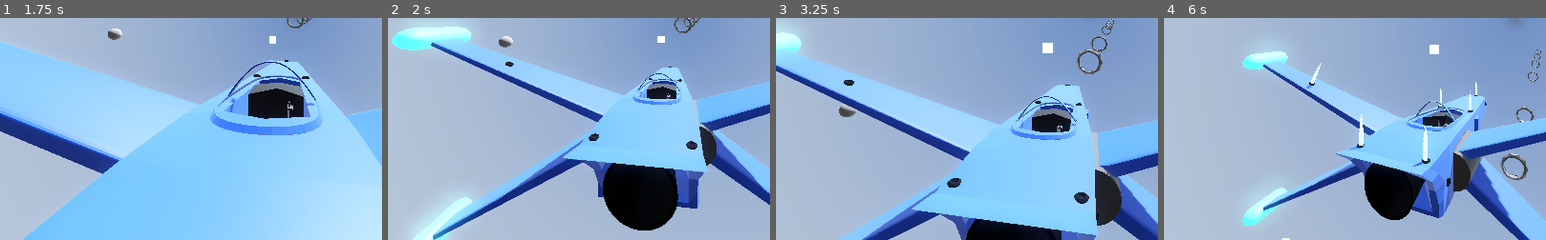
Above: before the commit, frames 1-4 (left to right).
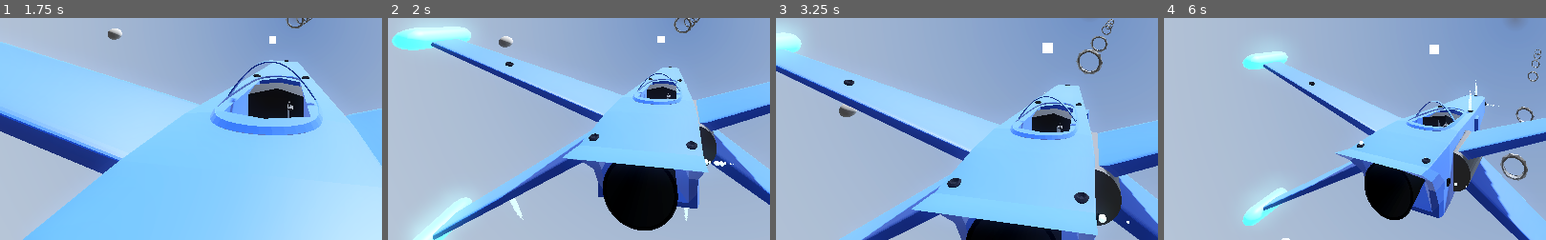
Above: after the commit, the same moments.

Repository: ZoeTheFox/oddity
Game: Godot game, scene res://Scenes/Main Scene/Main.tscn
Two runs of this game, one before a commit and one after it. Both use one fixed random seed, a clock stepped at 60 frames per second and the inputs below. A sky picture missing from this copy of the repository is replaced by a grey-blue gradient.
Inputs (mouse positions are % of the whole screen's width and height, from its top left):
- Up to frame 1 (1.75 s): tap Enter at 0.5 s; move the mouse to (55, 50) at 0.52 s; hold Alt (camera-look-around) 0.53-1.28 s; hold Space (move-up) from 0.53 s (still down); move the mouse to (45, 50) at 1.27 s; tap K (camera-switch-view) at 1.35 s
- Up to frame 2 (2 s): keep holding Space (move-up)
- Up to frame 3 (3.25 s): keep holding Space (move-up); move the mouse to (52, 48) at 2.02 s; hold Alt (camera-look-around) 2.03-2.78 s; move the mouse to (49, 52) at 2.77 s; tap K (camera-switch-view) at 2.85 s
- Up to frame 4 (6 s): move the mouse to (57, 51) at 3.52 s; hold Alt (camera-look-around) 3.53-4.28 s; move the mouse to (42, 49) at 4.27 s; tap K (camera-switch-view) at 4.35, 5.85 s; move the mouse to (51, 50) at 5.02 s; hold Alt (camera-look-around) 5.03-5.78 s; move the mouse to (46, 48) at 5.77 s; release Space (move-up) at 5.78 s; hold D (move-right) from 5.78 s (still down)
The pictures show only the part of the screen within x 14-64%, y 50-100%; the shares and areas given below are measured in that part.

Frame 1 is identical in both runs. In frame 2, 0.3% of the frame differs, in the area x 31-91%, y 63-92%; in frame 3, less than 0.1%; in frame 4, 0.5%, in the area x 37-88%, y 20-77%.

Commit message:
implemented thrusters somewhat

Diff:
--- a/Oddity/Scenes/Spaceship/Scripts/FlightControl/SimpleFlightControlSystem.gd
+++ b/Oddity/Scenes/Spaceship/Scripts/FlightControl/SimpleFlightControlSystem.gd
@@ -314,7 +314,6 @@
 func fire_thrusters_down(throttle):
 	apply_local_thrust(-transform.basis.y, max_thrust_down, throttle)
 	fire_thrusters_down_signal.emit(throttle)
-	print("up" + str(throttle))
 
 func fire_thrusters_roll(throttle):
 	apply_local_torque(-transform.basis.z, max_roll_force, throttle)
--- a/Oddity/Scenes/Spaceship/ThrusterScripts/Thrusters.gd
+++ b/Oddity/Scenes/Spaceship/ThrusterScripts/Thrusters.gd
@@ -9,7 +9,7 @@
 
 
 func _on_fighter_gen_7_fire_thrusters_down_signal(throttle):
-	$TimerUp.start()
+	$TimerDown.start()
 	$wing_top_left.fire(throttle)
 	$wing_top_right.fire(throttle)
 	$top_middle_left.fire(throttle)
@@ -17,44 +17,84 @@
 	$back_top_left.fire(throttle)
 	$back_top_right.fire(throttle)
 	$front_top.fire(throttle)
-	print("owo " + str(throttle))
-
 
 func _on_fighter_gen_7_fire_thrusters_left_signal(throttle):
-	pass # Replace with function body.
+	$TimerLeft.start()
+	$back_right.fire(throttle)
+	$front_right.fire(throttle)
+	$middle_right.fire(throttle)
 
 
 func _on_fighter_gen_7_fire_thrusters_pitch_down_signal(throttle):
-	pass # Replace with function body.
+	$front_bottom.fire(throttle)
+	$bottom_middle_left.fire(throttle)
+	$bottom_middle_right.fire(throttle)
+	$back_top_left.fire(throttle)
+	$back_top_right.fire(throttle)
 
 
 func _on_fighter_gen_7_fire_thrusters_pitch_up_signal(throttle):
-	pass # Replace with function body.
-
+	$front_top.fire(throttle)
+	$top_middle_left.fire(throttle)
+	$top_middle_right.fire(throttle)
+	$back_bottom_left.fire(throttle)
+	$back_bottom_right.fire(throttle)
 
 func _on_fighter_gen_7_fire_thrusters_right_signal(throttle):
-	pass # Replace with function body.
+	$TimerRight.start()
+	$back_left.fire(throttle)
+	$front_left.fire(throttle)
+	$middle_left.fire(throttle)
 
 
 func _on_fighter_gen_7_fire_thrusters_roll_left_signal(throttle):
-	pass # Replace with function body.
-
+	$wing_top_left.fire(throttle)
+	$top_middle_left.fire(throttle)
+	$back_top_left.fire(throttle)
+	$wing_bottom_right.fire(throttle)
+	$bottom_middle_right.fire(throttle)
+	$back_bottom_right.fire(throttle)
 
 func _on_fighter_gen_7_fire_thrusters_roll_right_signal(throttle):
-	pass # Replace with function body.
-
+	$wing_bottom_left.fire(throttle)
+	$bottom_middle_left.fire(throttle)
+	$back_bottom_left.fire(throttle)
+	$wing_top_right.fire(throttle)
+	$top_middle_right.fire(throttle)
+	$back_top_right.fire(throttle)
 
 func _on_fighter_gen_7_fire_thrusters_up_signal(throttle):
-	pass
+	$TimerUp.start()
+	$wing_bottom_left.fire(throttle)
+	$wing_bottom_right.fire(throttle)
+	$bottom_middle_left.fire(throttle)
+	$bottom_middle_right.fire(throttle)
+	$back_bottom_left.fire(throttle)
+	$back_bottom_right.fire(throttle)
+	$front_bottom.fire(throttle)
 
 
 func _on_fighter_gen_7_fire_thrusters_yaw_left_signal(throttle):
-	pass # Replace with function body.
+	$back_left.fire(throttle)
+	$front_right.fire(throttle)
+	$middle_right.fire(throttle)
 
 
 func _on_fighter_gen_7_fire_thrusters_yaw_right_signal(throttle):
-	pass # Replace with function body.
+	$back_right.fire(throttle)
+	$front_left.fire(throttle)
+	$middle_left.fire(throttle)
+
+func _on_timer_up_timeout():
+	_on_fighter_gen_7_fire_thrusters_up_signal(0)
+
+func _on_timer_down_timeout():
+	_on_fighter_gen_7_fire_thrusters_down_signal(0)
 
 
-func _on_timer_up_timeout():
-	_on_fighter_gen_7_fire_thrusters_down_signal(0)
+func _on_timer_right_timeout():
+	_on_fighter_gen_7_fire_thrusters_right_signal(0)
+
+
+func _on_timer_left_timeout():
+	_on_fighter_gen_7_fire_thrusters_left_signal(0)
--- a/Oddity/Scenes/Spaceship/fighter_gen_7.tscn
+++ b/Oddity/Scenes/Spaceship/fighter_gen_7.tscn
@@ -526,6 +526,21 @@
 draw_pass_1 = SubResource("SphereMesh_dbk38")
 script = ExtResource("5_3nlff")
 
+[node name="TimerLeft" type="Timer" parent="Thrusters"]
+process_callback = 0
+wait_time = 0.05
+one_shot = true
+
+[node name="TimerDown" type="Timer" parent="Thrusters"]
+process_callback = 0
+wait_time = 0.05
+one_shot = true
+
+[node name="TimerRight" type="Timer" parent="Thrusters"]
+process_callback = 0
+wait_time = 0.05
+one_shot = true
+
 [node name="TimerUp" type="Timer" parent="Thrusters"]
 process_callback = 0
 wait_time = 0.05
@@ -627,6 +642,9 @@
 [connection signal="speed_signal" from="." to="UI" method="_on_fighter_gen_7_speed_signal"]
 [connection signal="timeout" from="Thrusters/Main/Timer" to="Thrusters/Main" method="_on_timer_timeout"]
 [connection signal="timeout" from="Thrusters/Retro/Timer" to="Thrusters/Retro" method="_on_timer_timeout"]
+[connection signal="timeout" from="Thrusters/TimerLeft" to="Thrusters" method="_on_timer_left_timeout"]
+[connection signal="timeout" from="Thrusters/TimerDown" to="Thrusters" method="_on_timer_down_timeout"]
+[connection signal="timeout" from="Thrusters/TimerRight" to="Thrusters" method="_on_timer_right_timeout"]
 [connection signal="timeout" from="Thrusters/TimerUp" to="Thrusters" method="_on_timer_up_timeout"]
 [connection signal="no_pitch" from="UserControl" to="." method="_on_user_control_no_pitch"]
 [connection signal="no_roll" from="UserControl" to="." method="_on_user_control_no_roll"]
